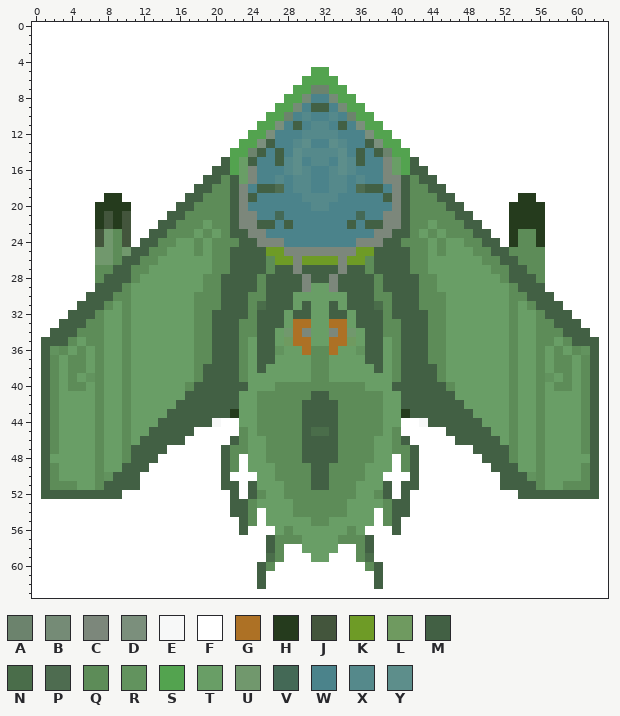
Edited in one commit: pixel-art sprite (Assets/Ships/Ship Design 2 C_2.png). This is how it looked before the edit.
The file is 64x64 pixels. Pixels under 10% opacity are left out. Colours within 5 levels of each other are drawn and written as one.
Palette (. is transparent): A #6c836d  B #758b76  C #7c877b  D #7b8f7c  E #f7f8f8  F #ffffff  G #ad7125  H #253b1d  J #43553c  K #6e9b26  L #6f9a60  M #426044  N #4a6d4a  P #4e6c50  Q #5d8c58  R #62935e  S #53a34f  T #699e66  U #71986d  V #446956  W #4b838b  X #55898b  Y #5d8e8b
New version:
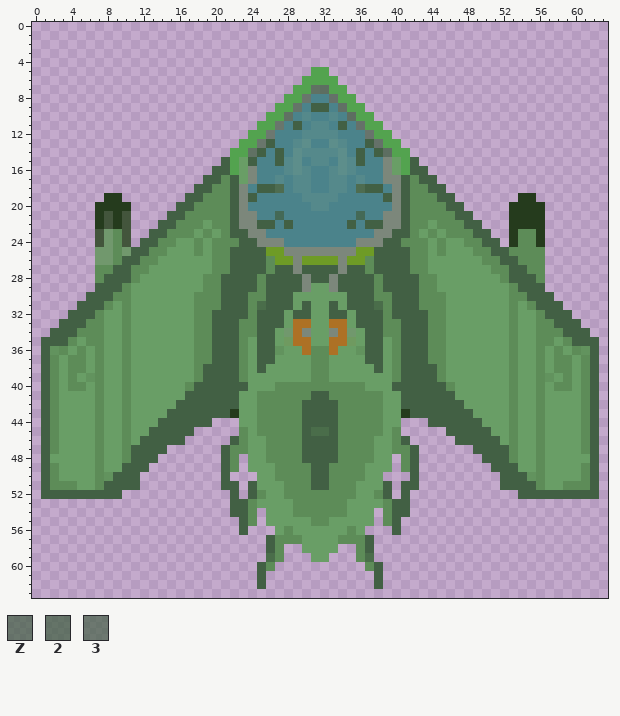
Colours new in this view: Z #425f43b2  2 #426043ba  3 #436044ac
The exact change:
Colour A changes from #6c836d to #426044c4.
Colour B becomes colour 2 in row 9 at x 29 and 34.
Colour D becomes colour 3 in row 12 at x 26 and 37.
Colour B becomes colour Z in row 8 at x 30 and 33.
Colour D becomes colour Z in row 11 at x 27 and 36; in row 13 at x 25 and 38.
The author cleared colour E in row 44 at x 20 and 43.
The author cleared colour F in rows 0 to 4 at x 0 to 63; in row 5 at x 0 to 30 and 33 to 63; in row 6 at x 0 to 29 and 34 to 63; in row 7 at x 0 to 28 and 35 to 63; in row 8 at x 0 to 27 and 36 to 63; in row 9 at x 0 to 26 and 37 to 63.
The author cleared colour F in row 10 at x 0 to 25 and 38 to 63; in row 11 at x 0 to 24 and 39 to 63; in row 12 at x 0 to 23 and 40 to 63; in row 13 at x 0 to 22 and 41 to 63; in row 14 at x 0 to 21 and 42 to 63; in row 15 at x 0 to 20 and 43 to 63.
The author cleared colour F in row 16 at x 0 to 19 and 44 to 63; in row 17 at x 0 to 18 and 45 to 63; in row 18 at x 0 to 17 and 46 to 63; in row 19 at x 0 to 7, 10 to 16, 47 to 53 and 56 to 63; in row 20 at x 0 to 6, 11 to 15, 48 to 52 and 57 to 63; in row 21 at x 0 to 6, 11 to 14, 49 to 52 and 57 to 63.
The author cleared colour F in row 22 at x 0 to 6, 11 to 13, 50 to 52 and 57 to 63; in row 23 at x 0 to 6, 11 to 12, 51 to 52 and 57 to 63; in row 24 at x 0 to 6, 11, 52 and 57 to 63; in rows 25 to 29 at x 0 to 6 and 57 to 63; in row 30 at x 0 to 5 and 58 to 63; in row 31 at x 0 to 4 and 59 to 63.
The author cleared colour F in row 32 at x 0 to 3 and 60 to 63; in row 33 at x 0 to 2 and 61 to 63; in row 34 at x 0 to 1 and 62 to 63; in rows 35 to 43 at x 0 and 63; in row 44 at x 0, 21 to 22, 41 to 42 and 63; in row 45 at x 0, 18 to 22, 41 to 45 and 63.
The author cleared colour F in row 46 at x 0, 17 to 21, 42 to 46 and 63; in row 47 at x 0, 15 to 20, 43 to 48 and 63; in row 48 at x 0, 14 to 20, 23, 40, 43 to 49 and 63; in row 49 at x 0, 13 to 20, 23, 40, 43 to 50 and 63; in row 50 at x 0, 12 to 20, 22 to 24, 39 to 41, 43 to 51 and 63; in row 51 at x 0, 12 to 20, 23, 40, 43 to 51 and 63.
The author cleared colour F in row 52 at x 0, 10 to 21, 23, 40, 42 to 53 and 63; in row 53 at x 0 to 21 and 42 to 63; in row 54 at x 0 to 21, 25, 38 and 42 to 63; in row 55 at x 0 to 22, 25, 38 and 41 to 63; in row 56 at x 0 to 22, 24 to 26, 37 to 39 and 41 to 63; in row 57 at x 0 to 25 and 38 to 63.
The author cleared colour F in row 58 at x 0 to 25, 28 to 29, 34 to 35 and 38 to 63; in row 59 at x 0 to 25, 28 to 30, 33 to 35 and 38 to 63; in row 60 at x 0 to 24, 27 to 36 and 39 to 63; in rows 61 to 62 at x 0 to 24, 26 to 37 and 39 to 63; in row 63 at x 0 to 63.
Boxes around the changes in both pictures, in picture pixels (x1, y1, x2, y2):
changed: (32, 22, 608, 598)
